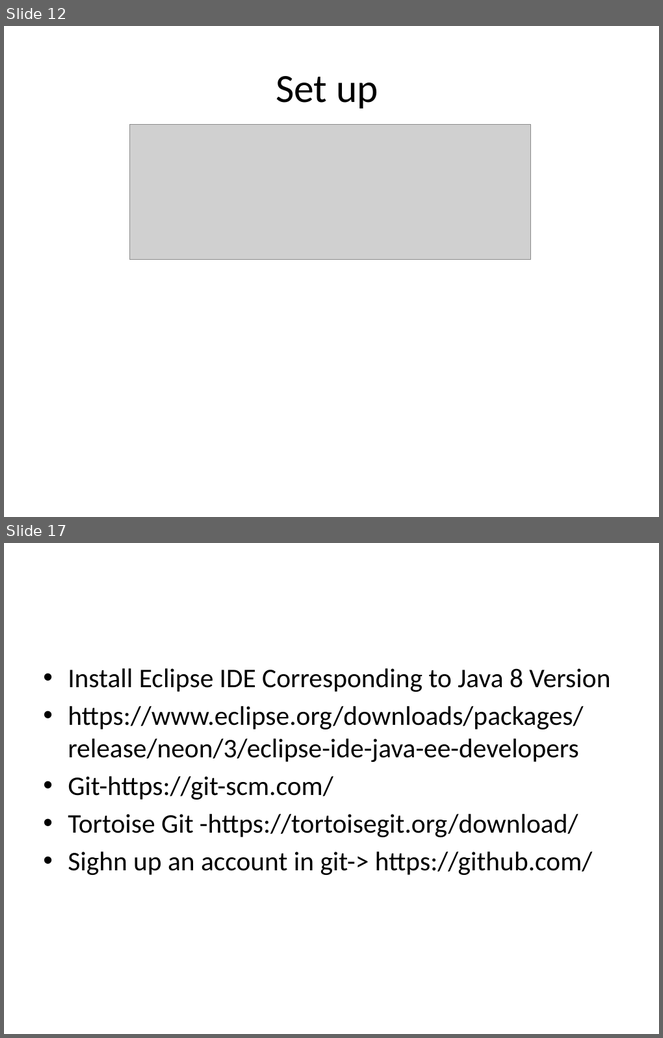
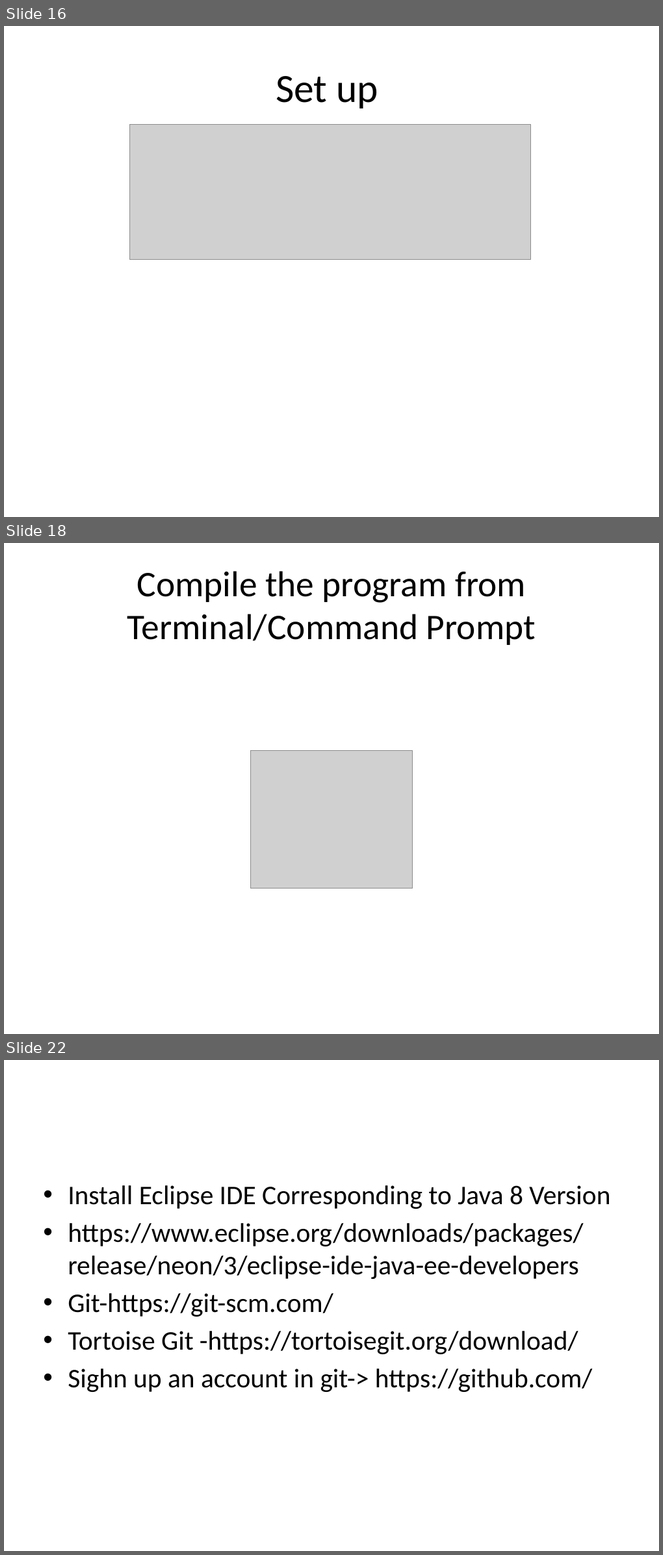
Before and after one commit to Venkivalient/JavaCourse, a slide deck: Java Course.pptx. Shown one above the other, each under a label of ours: slides 12 and 17 before the commit, slides 16, 18 and 22 after it; the slides between them are not shown. The pictures are 663x1038 and 663x1555 pixels, drawn with LibreOffice and Linux fonts; fonts in the diff are those of the drawing; grey boxes stand for pictures. Boxes give left, top, right and bottom in pixels: in the first picture for what was removed or moved away, otherwise in the second. Text is boxed around its words. In the diff, an @@ line names an element or a change of style, - is before the commit and + after.

```diff
--- a/Java Course.pptx
+++ b/Java Course.pptx
@@ slide 18 added at (x1=4, y1=543, x2=659, y2=1034), background #FFFFFF @@
@@ title added at (x1=128, y1=571, x2=536, y2=645), 39.6 pt, text #000000 @@
+Compile the program from Terminal/Command Prompt
@@ picture added at (x1=250, y1=751, x2=413, y2=888) @@
@@ what was slide 12 is now slide 16 @@
@@ what was slide 17 is now slide 22 @@
```
Also in this commit, not shown: 8 other slides added, 3 slides removed.
